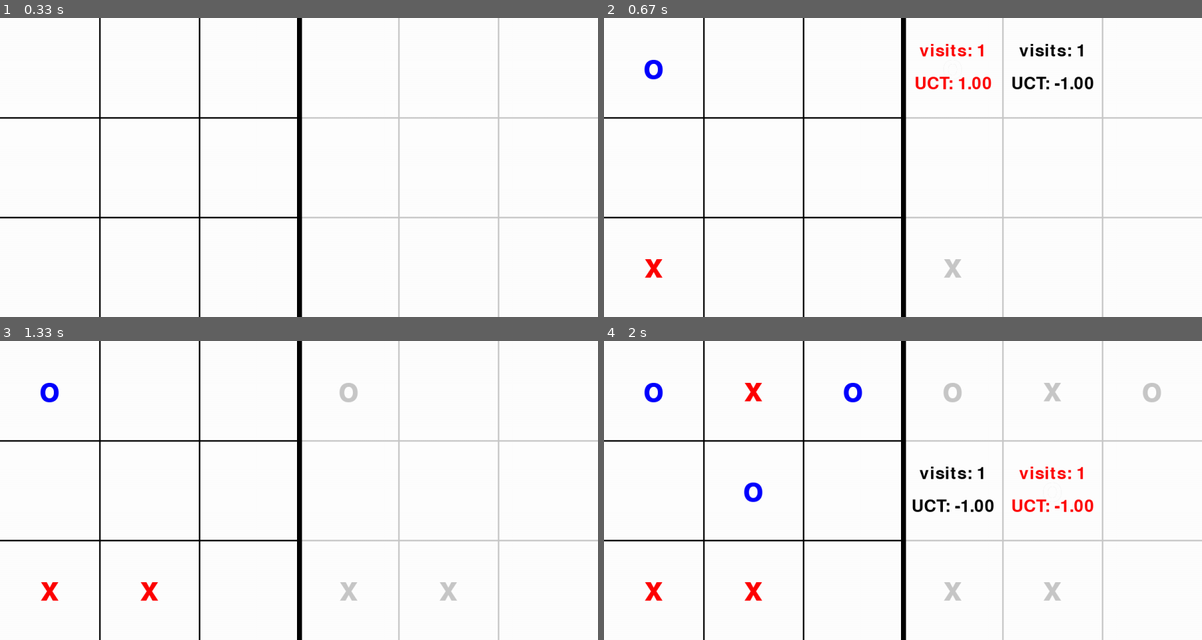
Above: before the commit, frames 1-4 (two rows, left to right).
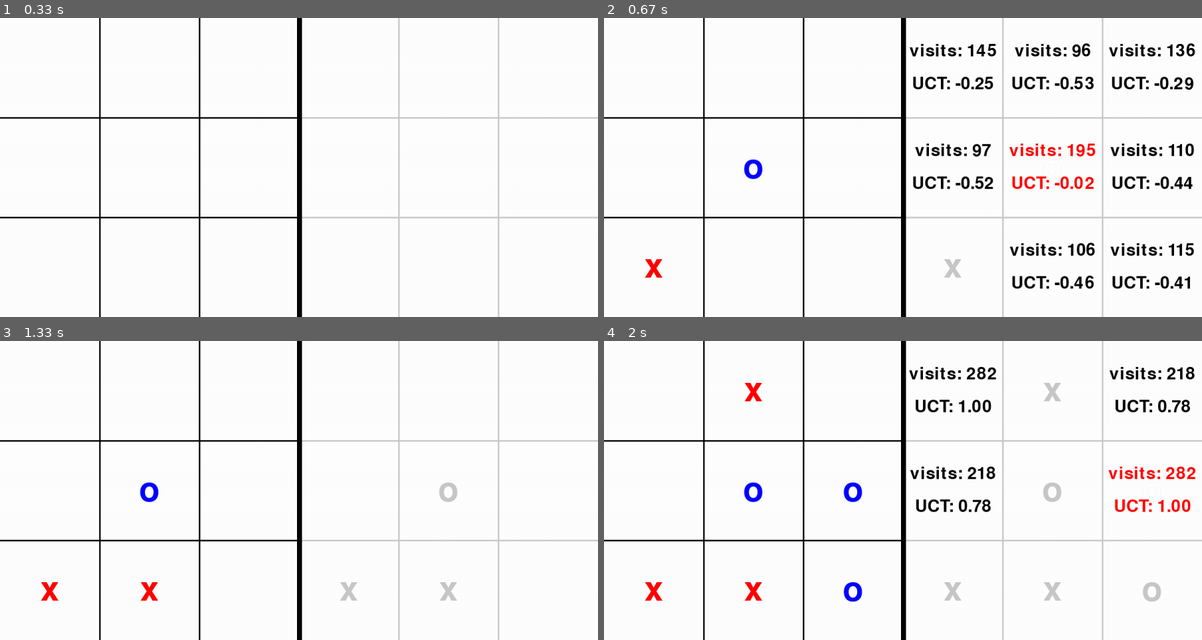
Above: after the commit, the same moments.

Repository: HamadTria/MCTS
Game: pygame game, started from tictactoe pygame.py
Two runs of this game, one before a commit and one after it. Both use one fixed random seed, a clock stepped at 60 frames per second and the inputs below.
Inputs (mouse positions are in pixels of both pictures, inside the frame that each line leads up to):
- Up to frame 1 (0.33 s): no input
- Up to frame 2 (0.67 s): click (903, 167) at 0.38 s
- Up to frame 3 (1.33 s): click (113, 559) at 1.3 s
- Up to frame 4 (2 s): move the mouse to (747, 379) at 1.57 s; click (747, 379) at 1.77 s

Frame 1 is identical in both runs. In frame 2, 4.8% of the frame differs, in the area x 6-99%, y 8-91%; in frame 3, 0.5%; in frame 4, 3.9%.

Commit message:
changed max iter

Diff:
--- a/tictactoe pygame.py
+++ b/tictactoe pygame.py
@@ -4,7 +4,7 @@
 import time
 from mcts import *
 
-MAX_ITER = 2
+MAX_ITER = 1000
 SCREEN_WIDTH = 600
 SCREEN_HEIGHT = 600
 OFFSET = 600
